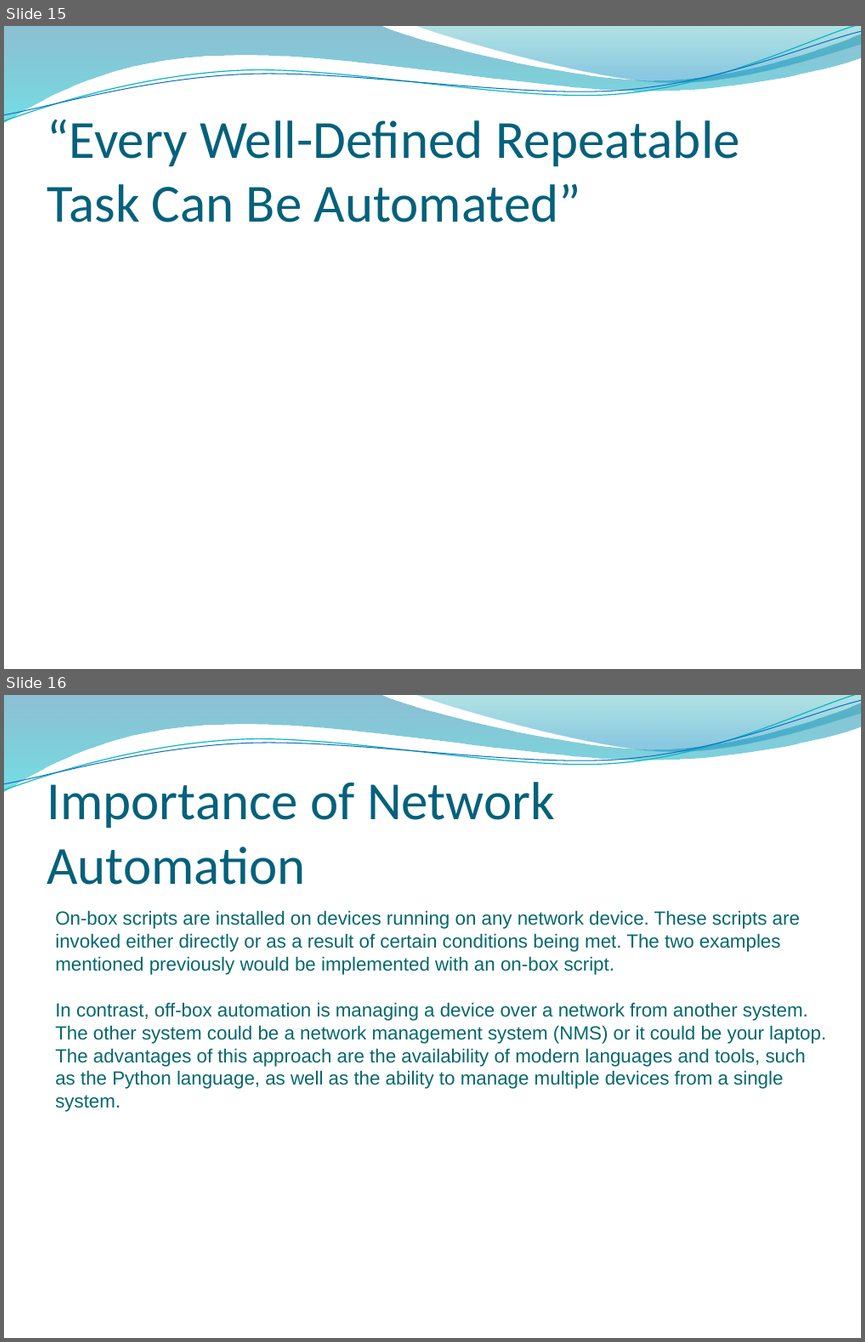
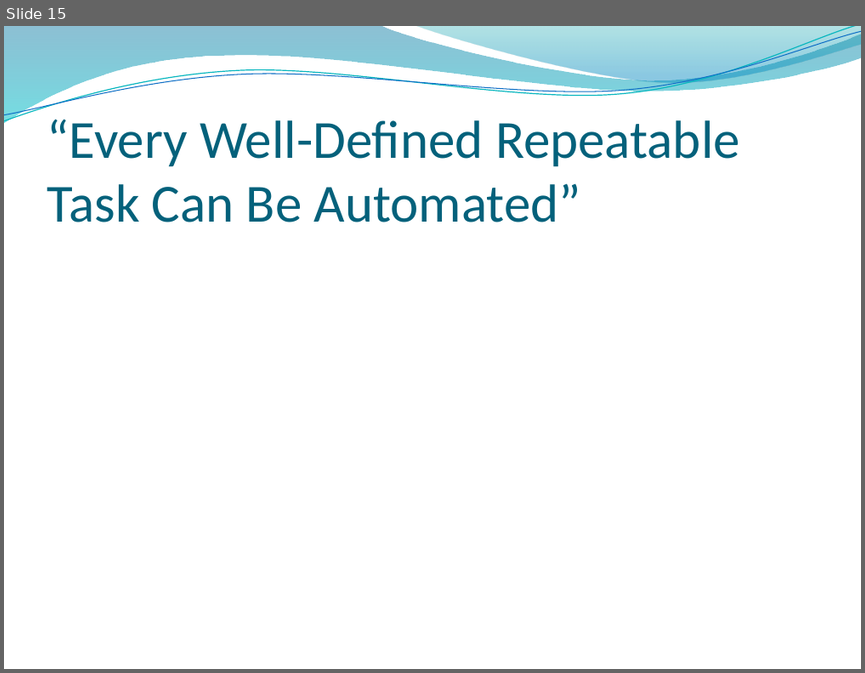
Before and after one commit to yashikadhingra/network-autimation, a slide deck: network_automation.pptx. Shown one above the other, each under a label of ours: slides 15 and 16 before the commit, slide 15 after it. The pictures are 865x1342 and 865x673 pixels, drawn with LibreOffice and Linux fonts; fonts in the diff are those of the drawing; background and template pictures are left out. Boxes give left, top, right and bottom in pixels: in the first picture for what was removed or moved away, otherwise in the second. Text is boxed around its words. In the diff, an @@ line names an element or a change of style, - is before the commit and + after.

```diff
--- a/network_automation.pptx
+++ b/network_automation.pptx
@@ slide 16 removed at <box>4,695,861,1338</box>, background picture (left out); not listed: 4 template elements that a slide beside it also shows @@
@@ title removed at <box>46,775,555,885</box> @@
-Importance of Network Automation
@@ text removed at <box>55,910,826,1111</box> @@
-On-box scripts are installed on devices running on any network device. These scripts are invoked either directly or as a result of certain conditions being met. The two examples mentioned previously would be implemented with an on-box script.
-In contrast, off-box automation is managing a device over a network from another system. The other system could be a network management system (NMS) or it could be your laptop. The advantages of this approach are the availability of modern languages and tools, such as the Python language, as well as the ability to manage multiple devices from a single system.
```
Also in this commit, not shown: 2 slides changed, 5 slides added, 1 other slide removed.
